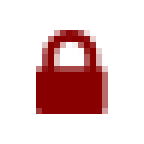
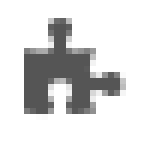
The second 144 x 144 image is a revision of the first. Changes to its layers:
added layer "template" above "edit" over [24, 18, 126, 120]
hid "locked" over [36, 30, 108, 114]
